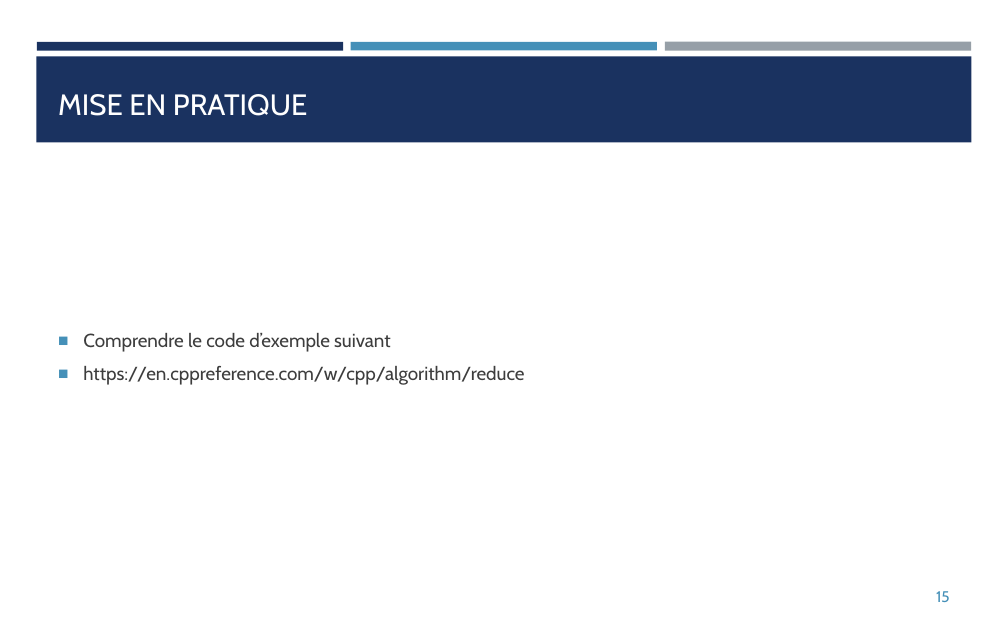
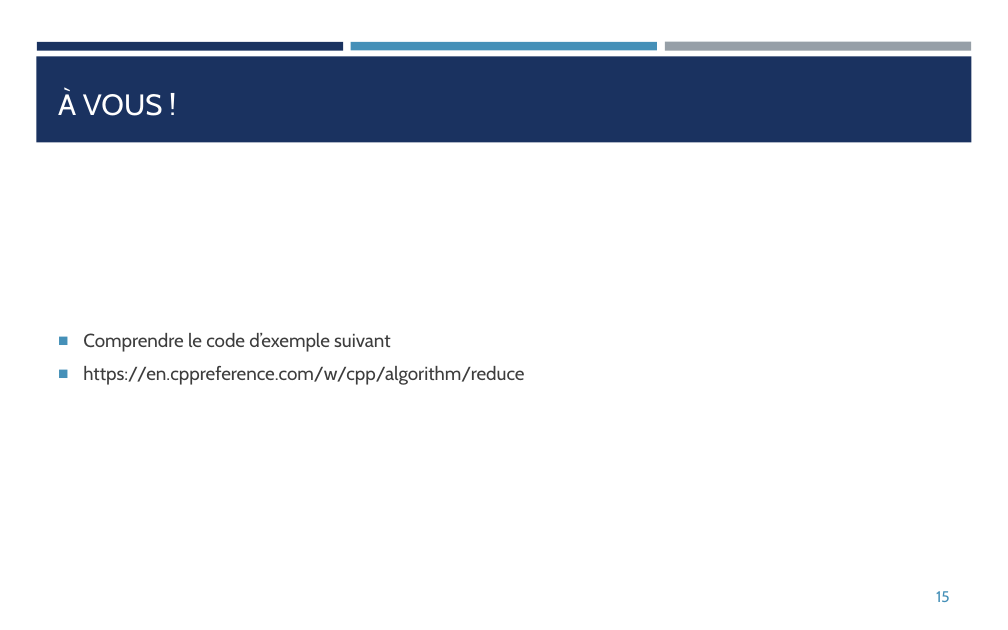
Before and after one commit to franckginguene/cpp_scalian, a slide deck: slide 15 of diapos/CPP_matin.pptx. Drawn at 1008x630 pixels with LibreOffice and Linux fonts; fonts in the diff are those of the drawing. Boxes give left, top, right and bottom in pixels: in the first picture for what was removed or moved away, otherwise in the second. Text is boxed around its words. In the diff, an @@ line names an element or a change of style, - is before the commit and + after.

```diff
--- a/diapos/CPP_matin.pptx
+++ b/diapos/CPP_matin.pptx
@@ title at (x1=58, y1=90, x2=163, y2=116): text changed @@
-MISE EN PRATIQUE
+À VOUS !
```
Also in this commit, not shown: 10 slides removed, 2 other files.
